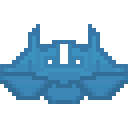
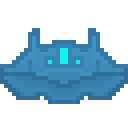
Layer changes from the first 128 x 128 image to the second:
renamed "Layer 1 copy" to "team color", hid it, painted on it over left=48, top=44, right=80, bottom=64
renamed "Layer 2" to "Layer 3", painted on it over left=0, top=24, right=128, bottom=96
